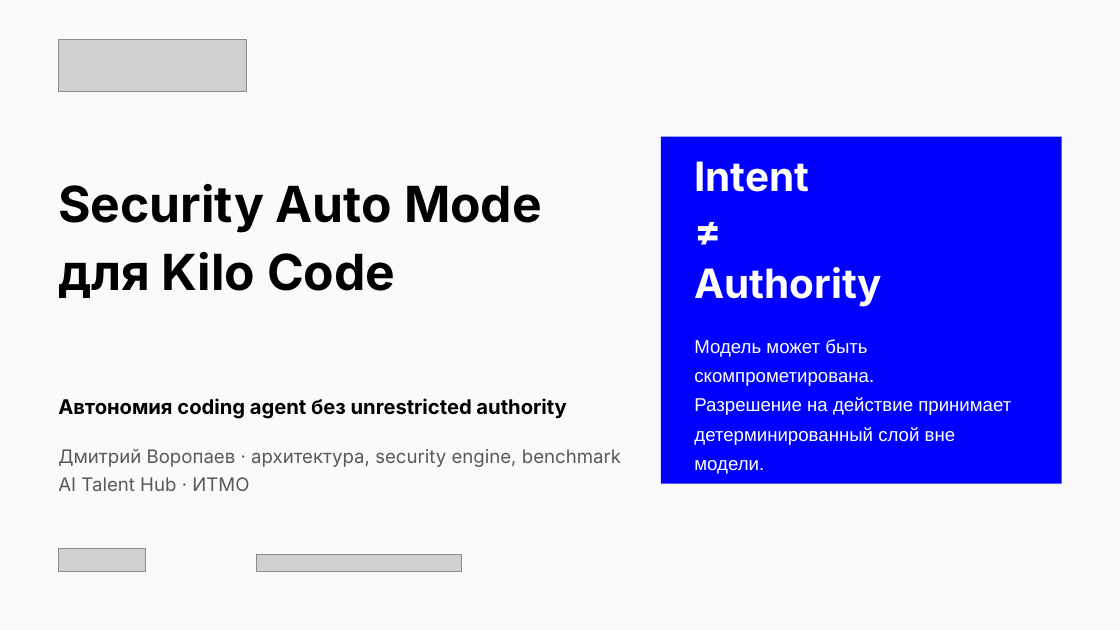
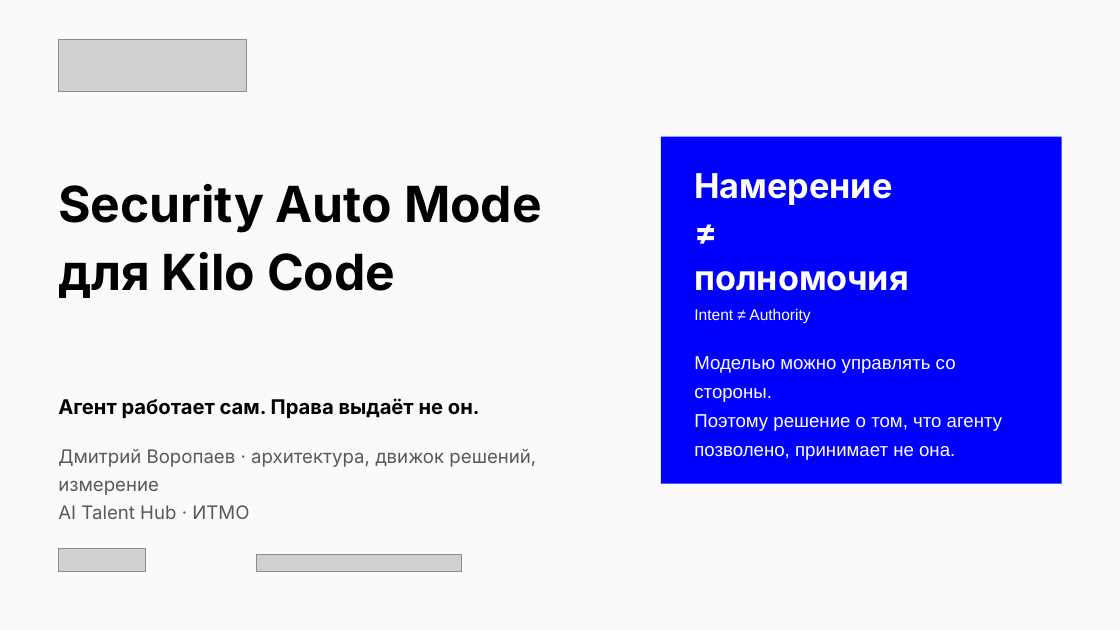
Before and after one commit to v0ropaev/kilocode, a slide deck: slide 1 of submission/Security-Auto-ATH.pptx. Drawn at 1120x630 pixels with LibreOffice and Linux fonts; fonts in the diff are those of the drawing; grey boxes stand for pictures. Boxes give left, top, right and bottom in pixels: in the first picture for what was removed or moved away, otherwise in the second. Text is boxed around its words. In the diff, an @@ line names an element or a change of style, - is before the commit and + after.

```diff
--- a/submission/Security-Auto-ATH.pptx
+++ b/submission/Security-Auto-ATH.pptx
@@ rectangle "Намерение" at (661,137,1062,484): size 26 to 22 pt in "≠"; line spacing 1.1 to 1.12 @@
@@ text in rectangle at (694,173,892,205): text changed; size 26 to 22 pt @@
-Intent
+Намерение
@@ text in rectangle at (694,271,1002,460): text changed @@
-Authority
-Модель может быть скомпрометирована.
-Разрешение на действие принимает
-детерминированный слой вне модели.
+полномочия
+Intent ≠ Authority
+Моделью можно управлять со стороны.
+Поэтому решение о том, что агенту
+позволено, принимает не она.
@@ text at (58,398,480,418): text changed @@
-Автономия coding agent без unrestricted authority
+Агент работает сам. Права выдаёт не он.
@@ text at (58,449,536,495): text changed @@
-Дмитрий Воропаев · архитектура, security engine, benchmark
+Дмитрий Воропаев · архитектура, движок решений, измерение
```
Also in this commit, not shown: 1 other slide changed, 14 slides added, 12 slides removed, 51 other files.
